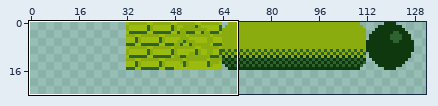
Edited in one commit: sprite sheet (breaker.png). Above: a wide view before the commit, with the close-up outlined.
Close-up. Before:
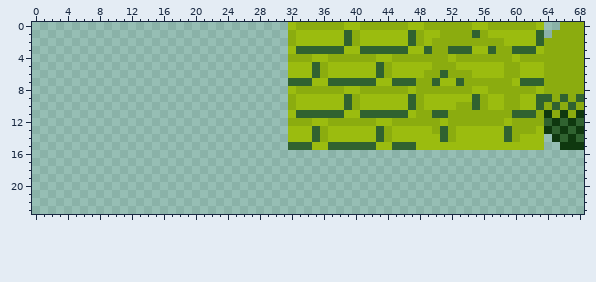
The file is 160x80 pixels. Shown: x 0..68, y 0..23. The old version is drawn lined up with the new one. The wide view leaves out empty margins.
The same view after the edit:
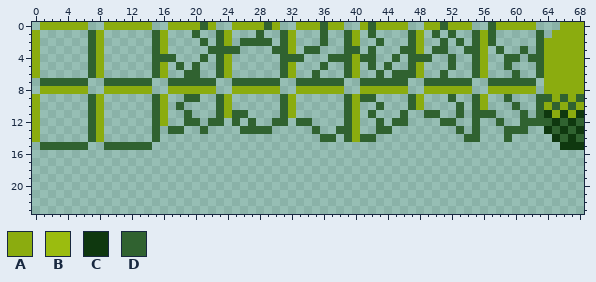
Palette (. is transparent): A #8bac0f  B #9bbc0f  C #0f380f  D #306230
The exact change:
whole drawing moved by +32,+0 (the old picture is shown already moved)
@@ x 0..68 @@
- 0 ................................BAAAAAABBAAAAAABBAAAAAABBAAAAAAB..AAA
- 1 ................................ABBBBBBDABBBBBBDABBAAAADABBBBBBD.AAAA
- 2 ................................ABBBBBBDABBBBBBDABAAAAAAAAABBBBDAAAAA
- 3 ................................BDDDDDDBBDDDDDDBBDAADDDBBDAADDDBAAAAA
- 4 ................................AAABBAAAAAABBAAAAAAABAAAAAAABAAAAAAAA
- 5 ................................BBBDABBBBBBDABBBBBAAABBBBBBAABBBAAAAA
- 6 ................................BBBDABBBBBBDABBBBAADAAABBBBAABBBAAAAA
- 7 ................................DDDBBDDDDDDBBDDDAADBBDAAAAAABDDDAAAAA
- 8 ................................BAAAAAABBAAAAAABAAAAAAABBAAAAAABAAAAA
- 9 ................................ABBBBBBDABBBBBBDABBBBBBDABBAABBDDADAD
-10 ................................ABBBBBBDABBBBBBDABBBBAADABBAABBDADADA
-11 ................................BDDDDDDBBDDDDDDBAADDAAAAAAAADDDACACAC
-12 ................................AAABBAAAAAABBAAAAAABAAAAAAABAAAADCDCD
-13 ................................BBBDABBBBBBDABBBBBADABBBBBBDAAABCDCDC
-14 ................................BBBDABBBBBBDABBBBBBDABBBBBBDABBB.CDCD
-15 ................................DDDBBDDDDDDBBDDDBBBBBBBBBBBBBBBB..CCC
+ 0 .AAAAAA..AAAAAA..AAAADA..AAAADA..AAADAA..ADAAAA..AADAAA..DAAAAA...AAA
+ 1 A......DA......DA...D..DA...D..DA...D..DA.D....DA.D.D..DAD.....D.AAAA
+ 2 A......DA......DA....D.DA.DDDD.DA...D..DA..D...DA..D.D.DAD.....DAAAAA
+ 3 A......DA......DA.....DDDD....DDA.DD...DD.D...DDA.DD..DDA.D..D.DAAAAA
+ 4 A......DA......DDD...D.DA......DDD...DDDADD..D.DDD..D..DA..DD.DDAAAAA
+ 5 A......DA......DA.D.D..DA......DA...D..DA.D.D..DA...D..DA..D...DAAAAA
+ 6 A......DA......DA..DD..DA......DA..D...DA..D.DDDA..D...DA...D..DAAAAA
+ 7 .DDDDDD..DDDDDD..DDDDDD..DDDDDD..DDDDDD..DDDDDD..DDDDDD..DDDDDD.AAAAA
+ 8 .AAAAAA..AAAAAA..AAAAAA..AAAAAA..AAAAAA..AAAAAA..AAAAAA..AAAAAA.AAAAA
+ 9 A......DA......DA..DD..DA......DA......DADD....DA...D..DA..D...DDADAD
+10 A......DA......DA.D....DA......DA......DA..D...DA....D.DA...D..DADADA
+11 A......DA......DA..D...DADD....DA......DA.D...D..DD..D.DDD...D.DCACAC
+12 A......DA......DA..DD.DD.D.D..DD.DD....DA..D.DD....DD..D..D..DDDDCDCD
+13 A......DA......D.DD..D....DDDD.....D..DDA..DD........D.D...DDD..CDCDC
+14 A......DA......D....................DD.DADD...........DD...D.....CDCD
+15 .DDDDDD..DDDDDD...................................................CCC
 16 .....................................................................
Changed places in both close-ups, as pixel boxes (x1, y1, x2, y2):
changed: (32, 22, 544, 150)
